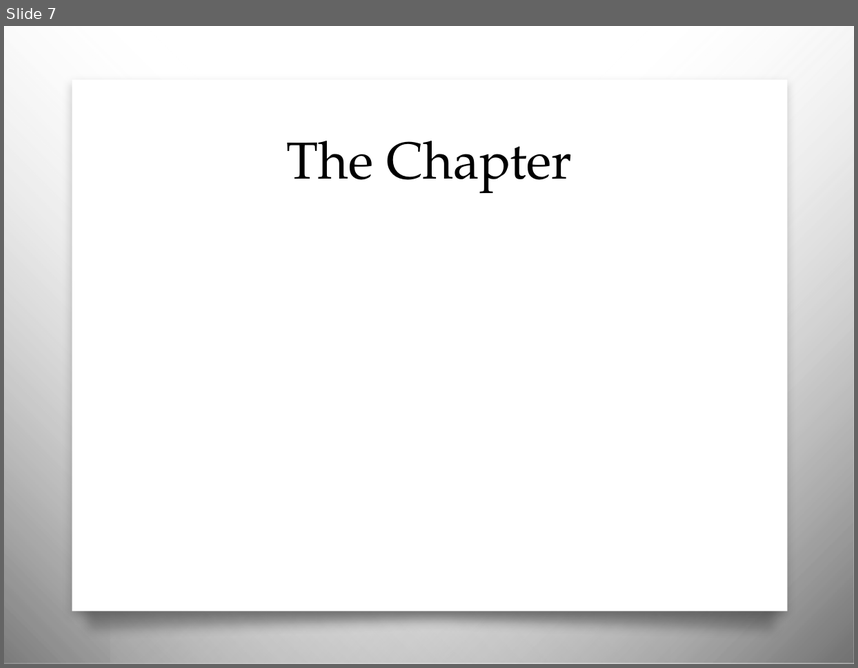
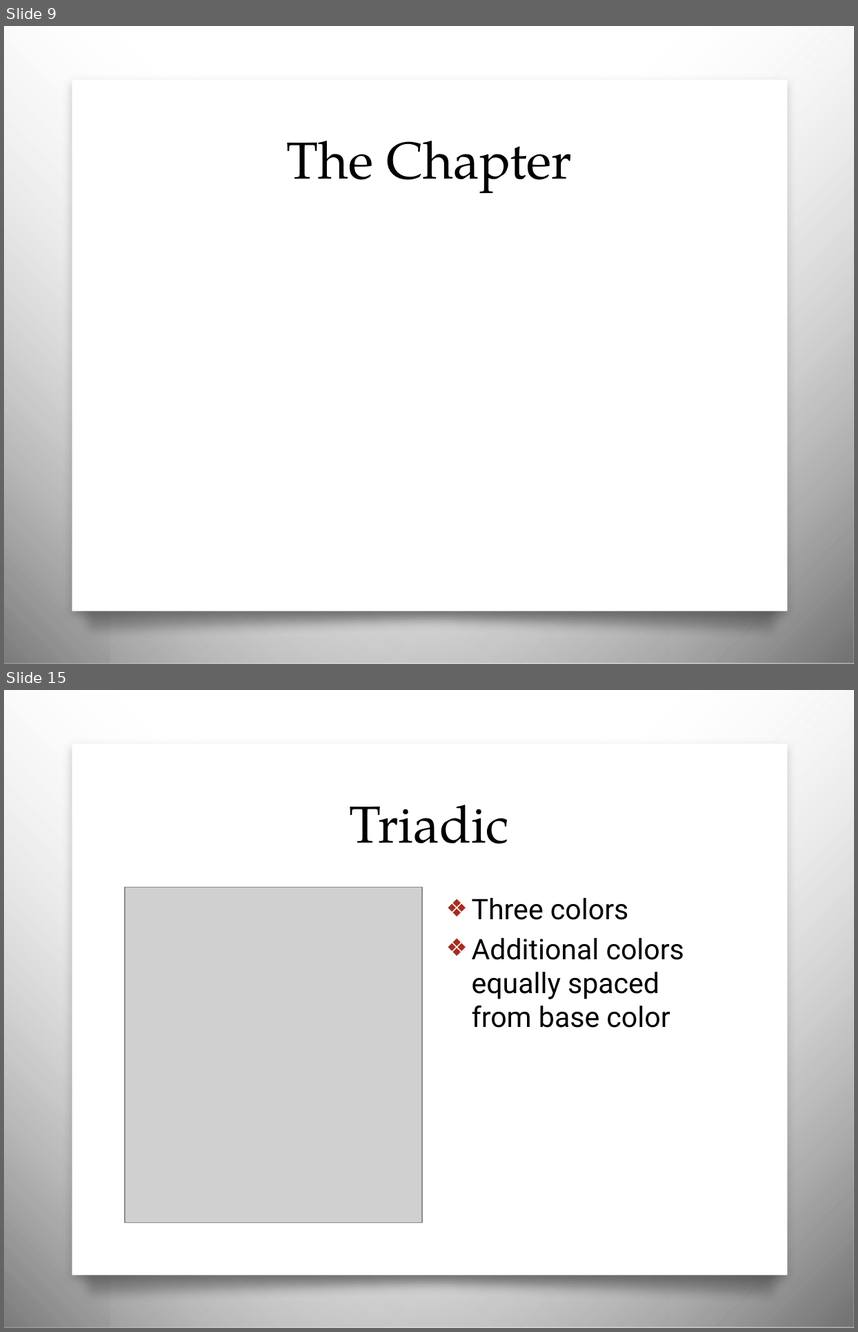
Before and after one commit to awayken/USF-ART329, a slide deck: slides/classnine/slides.pptx. Shown one above the other, each under a label of ours: slide 7 before the commit, slides 9 and 15 after it; the slides between them are not shown. The pictures are 858x668 and 858x1332 pixels, drawn with LibreOffice and Linux fonts; fonts in the diff are those of the drawing; grey boxes stand for pictures; background and template pictures are left out. Boxes give left, top, right and bottom in pixels: in the first picture for what was removed or moved away, otherwise in the second. Text is boxed around its words. In the diff, an @@ line names an element or a change of style, - is before the commit and + after.

```diff
--- a/slides/classnine/slides.pptx
+++ b/slides/classnine/slides.pptx
@@ slide 15 added at (4,690,854,1328), background picture (left out); not listed: 4 template elements that a slide beside it also shows @@
@@ title added at (350,805,509,844), 44 pt, text #000000 @@
+Triadic
@@ picture added at (125,887,422,1222) @@
@@ text added at (472,898,684,1027), 24 pt, text #000000 @@
+❖ Three colors
+❖ Additional colors equally spaced from base color
@@ what was slide 7 is now slide 9 @@
```
Also in this commit, not shown: 4 slides changed, 10 other slides added, 1 slide removed.
